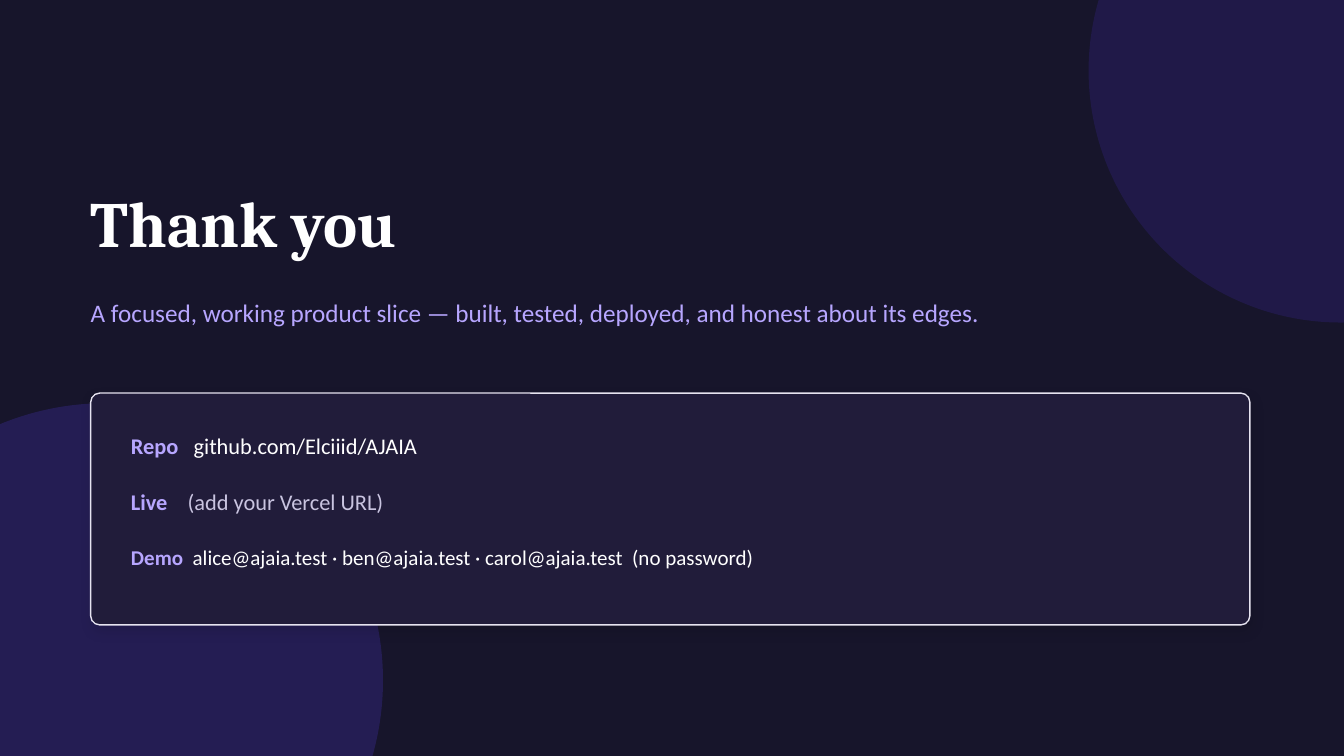
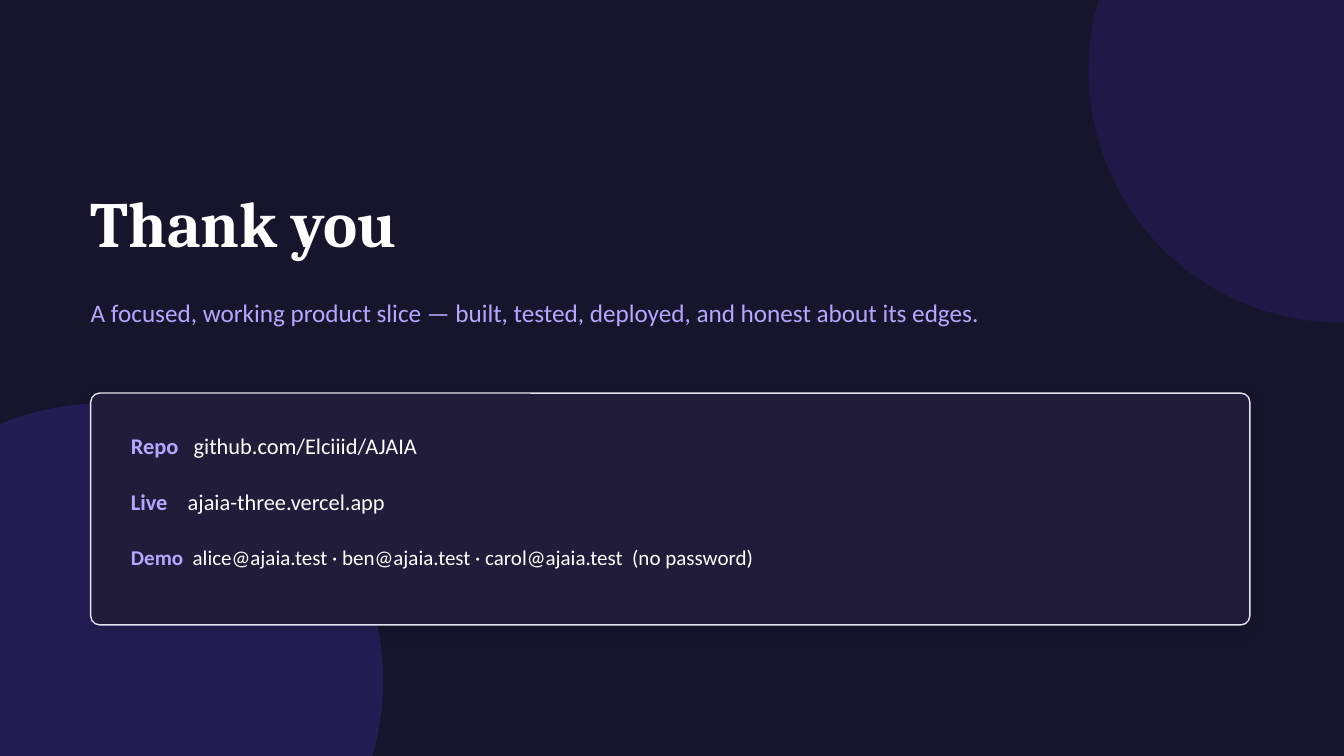
Before and after one commit to Elciiid/AJAIA, a slide deck: slide 9 of docs/AjaiaDocs-Walkthrough.pptx. Drawn at 1344x756 pixels with LibreOffice and Linux fonts; fonts in the diff are those of the drawing. Boxes give left, top, right and bottom in pixels: in the first picture for what was removed or moved away, otherwise in the second. Text is boxed around its words. In the diff, an @@ line names an element or a change of style, - is before the commit and + after.

```diff
--- a/docs/AjaiaDocs-Walkthrough.pptx
+++ b/docs/AjaiaDocs-Walkthrough.pptx
@@ text at [131, 494, 385, 514]: text changed; text colour #C9C4E0 to #FFFFFF @@
-Live (add your Vercel URL)
+Live ajaia-three.vercel.app
```
Also in this commit, not shown: 2 other files.
